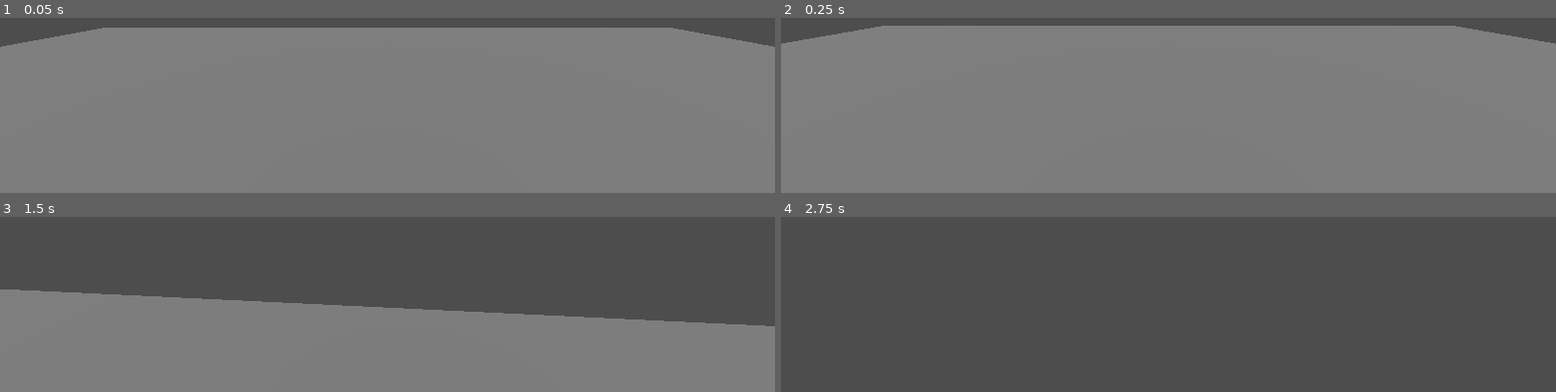
Above: before the commit, frames 1-4 (two rows, left to right).
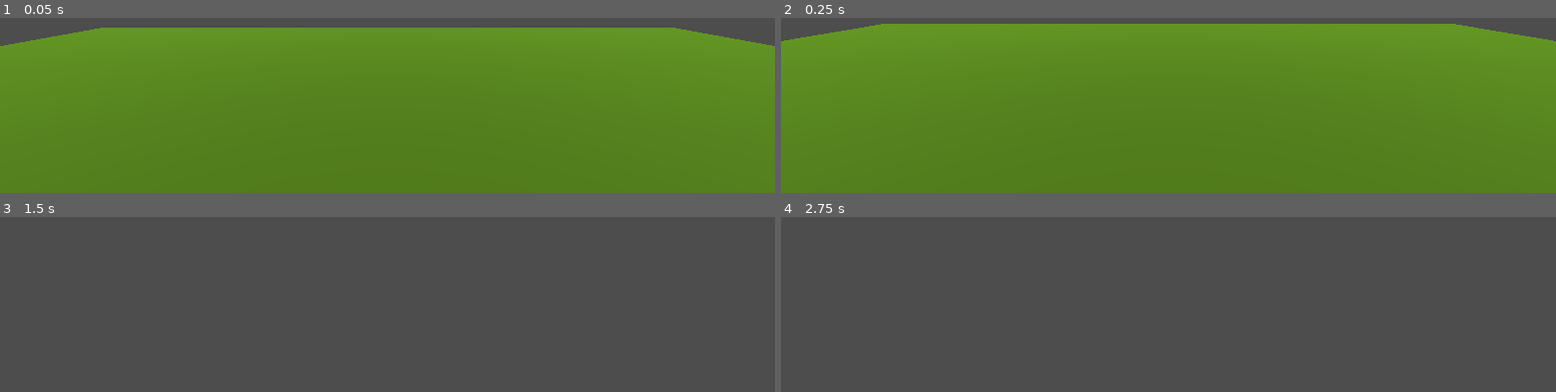
Above: after the commit, the same moments.

Repository: sidsahay/godottest
Game: Godot game, scene res://world.tscn
Two runs of this game, one before a commit and one after it. Both use one fixed random seed, a clock stepped at 60 frames per second and the inputs below.
Inputs (mouse positions are in pixels of both pictures, inside the frame that each line leads up to):
- Up to frame 1 (0.05 s): no input
- Up to frame 2 (0.25 s): no input
- Up to frame 3 (1.5 s): tap Enter at 0.5 s; move the mouse to (outside the picture) at 0.52 s; hold Shift (sprint, bound only after the commit) 0.53-1.28 s; hold W (move_forward) from 0.53 s (still down); tap Space (jump) at 0.77 s; move the mouse to (outside the picture) at 1.27 s; tap Shift (sprint, bound only after the commit) at 1.35 s
- Up to frame 4 (2.75 s): keep holding W (move_forward); tap Space (jump) at 1.52 s; move the mouse to (outside the picture) at 2.02 s; hold Shift (sprint, bound only after the commit) from 2.03 s (still down)

The runs differ from the first frame. In frame 1, 93% of the frame differs, in the area x 0-100%, y 5-100%; in frame 2, 95%, in the area x 0-100%, y 3-100%; in frame 3, 48%; in frame 4, nothing differs.

Commit message:
Changing the ground MESH

Diff:
--- a/player.gd
+++ b/player.gd
@@ -3,6 +3,7 @@
 @export var speed = 5.0
 @export var jump_velocity = 4.5
 @export var mouse_sensitivity = 0.1
+@export var sprint_multiplier = 5
 
 var gravity = ProjectSettings.get_setting("physics/3d/default_gravity")
 
@@ -17,14 +18,20 @@
 		velocity.y = jump_velocity
 
 	var input_dir = Input.get_vector("move_left", "move_right", "move_forward", "move_backward")
+	var is_sprint = Input.is_action_pressed("sprint")
 	var direction = (transform.basis * Vector3(input_dir.x, 0, input_dir.y)).normalized()
 
+	var move_speed = speed
+
+	if is_sprint:
+		move_speed = speed * sprint_multiplier
+
 	if direction:
-		velocity.x = direction.x * speed
-		velocity.z = direction.z * speed
+		velocity.x = direction.x * move_speed
+		velocity.z = direction.z * move_speed
 	else:
-		velocity.x = move_toward(velocity.x, 0, speed)
-		velocity.z = move_toward(velocity.z, 0, speed)
+		velocity.x = move_toward(velocity.x, 0, move_speed)
+		velocity.z = move_toward(velocity.z, 0, move_speed)
 
 	move_and_slide()
 
--- a/project.godot
+++ b/project.godot
@@ -42,6 +42,11 @@
 "events": [Object(InputEventKey,"resource_local_to_scene":false,"resource_name":"","device":-1,"window_id":0,"alt_press …(191 unchanged characters)…
 ]
 }
+sprint={
+"deadzone": 0.5,
+"events": [Object(InputEventKey,"resource_local_to_scene":false,"resource_name":"","device":0,"window_id":0,"alt_pressed":false,"shift_pressed":false,"ctrl_pressed":false,"meta_pressed":false,"pressed":false,"keycode":0,"physical_keycode":4194325,"key_label":0,"unicode":0,"location":0,"echo":false,"script":null)
+]
+}
 
 [rendering]
 
--- a/world.tscn
+++ b/world.tscn
@@ -1,12 +1,14 @@
-[gd_scene load_steps=6 format=3 uid="uid://b2cw5sbcowk2m"]
+[gd_scene load_steps=7 format=3 uid="uid://b2cw5sbcowk2m"]
 
 [ext_resource type="Script" path="res://player.gd" id="1_qmcu8"]
 
-[sub_resource type="BoxShape3D" id="BoxShape3D_my08u"]
-size = Vector3(20, 0.1, 20)
+[sub_resource type="WorldBoundaryShape3D" id="WorldBoundaryShape3D_cceun"]
 
 [sub_resource type="PlaneMesh" id="PlaneMesh_k75mr"]
 size = Vector2(20, 20)
+
+[sub_resource type="StandardMaterial3D" id="StandardMaterial3D_jiopp"]
+albedo_color = Color(0.3476, 0.55, 0.022, 1)
 
 [sub_resource type="CapsuleShape3D" id="CapsuleShape3D_3t6w0"]
 
@@ -17,10 +19,12 @@
 [node name="Ground" type="StaticBody3D" parent="."]
 
 [node name="CollisionShape3D" type="CollisionShape3D" parent="Ground"]
-shape = SubResource("BoxShape3D_my08u")
+shape = SubResource("WorldBoundaryShape3D_cceun")
 
 [node name="MeshInstance3D" type="MeshInstance3D" parent="Ground"]
+transform = Transform3D(1, 0, 0, 0, 1, 0, 0, 0, 1, 0.00154114, 0.0168591, 0.00956964)
 mesh = SubResource("PlaneMesh_k75mr")
+surface_material_override/0 = SubResource("StandardMaterial3D_jiopp")
 
 [node name="Player" type="CharacterBody3D" parent="."]
 transform = Transform3D(1, 0, 0, 0, 1, 0, 0, 0, 1, 0, 1.14646, 0)
